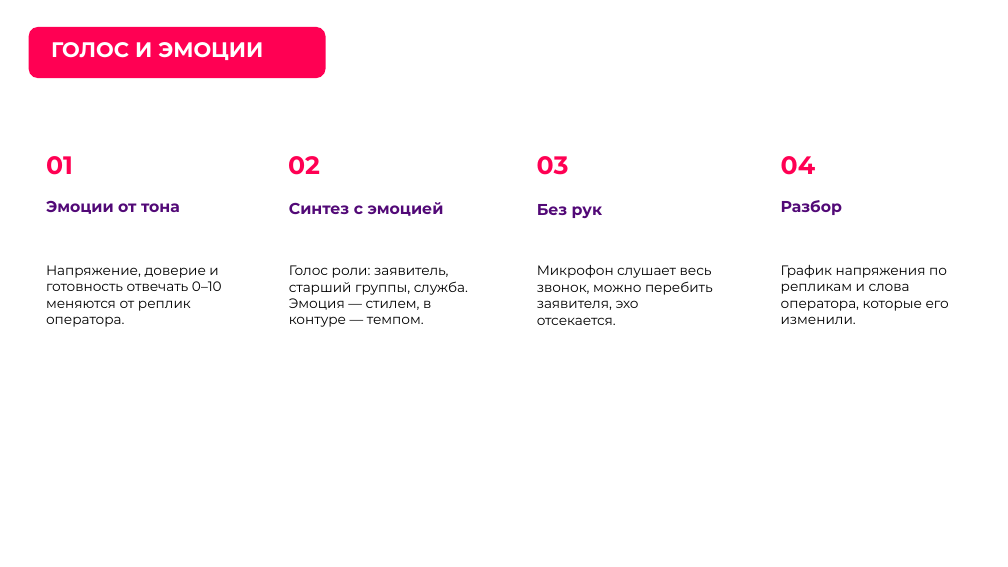
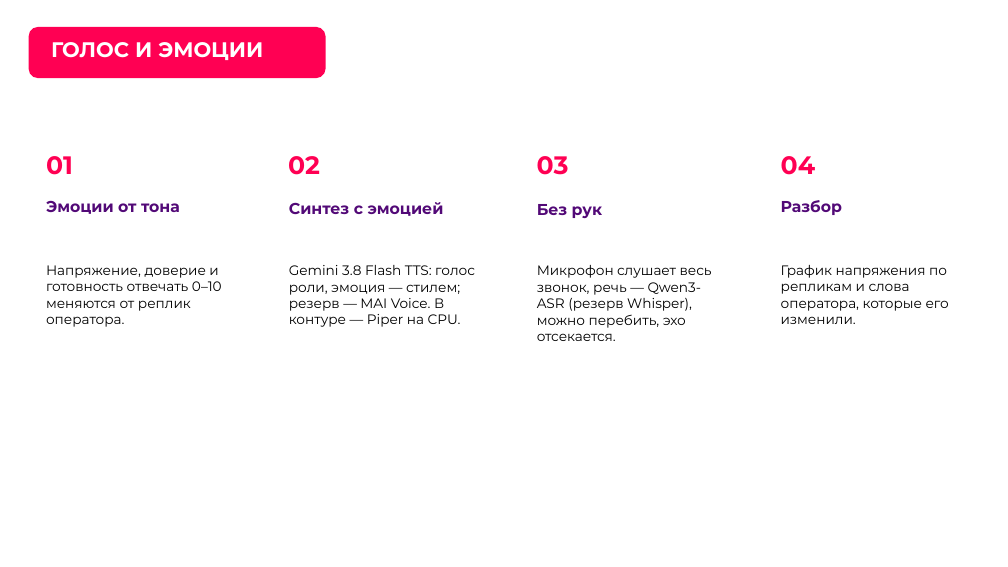
Before and after one commit to Fosh1er/MCHS_hack_AIskra, a slide deck: slide 11 of docs/presentation/АИскра_презентация_ЛЦТ2026.pptx (slide 12 before the commit). Drawn at 1008x567 pixels with LibreOffice and Linux fonts; fonts in the diff are those of the drawing; background and template pictures are left out. Boxes give left, top, right and bottom in pixels: in the first picture for what was removed or moved away, otherwise in the second. Text is boxed around its words. In the diff, an @@ line names an element or a change of style, - is before the commit and + after.

```diff
--- a/docs/presentation/АИскра_презентация_ЛЦТ2026.pptx
+++ b/docs/presentation/АИскра_презентация_ЛЦТ2026.pptx
@@ text at (289, 265, 475, 327): text changed @@
-Голос роли: заявитель, старший группы, служба. Эмоция — стилем, в контуре — темпом.
+Gemini 3.8 Flash TTS: голос роли, эмоция — стилем; резерв — MAI Voice. В контуре — Piper на CPU.
@@ text at (537, 265, 712, 341): text changed @@
-Микрофон слушает весь звонок, можно перебить заявителя, эхо отсекается.
+Микрофон слушает весь звонок, речь — Qwen3-ASR (резерв Whisper), можно перебить, эхо отсекается.
```
Also in this commit, not shown: 5 other slides changed, 7 slides added, 5 other files.
